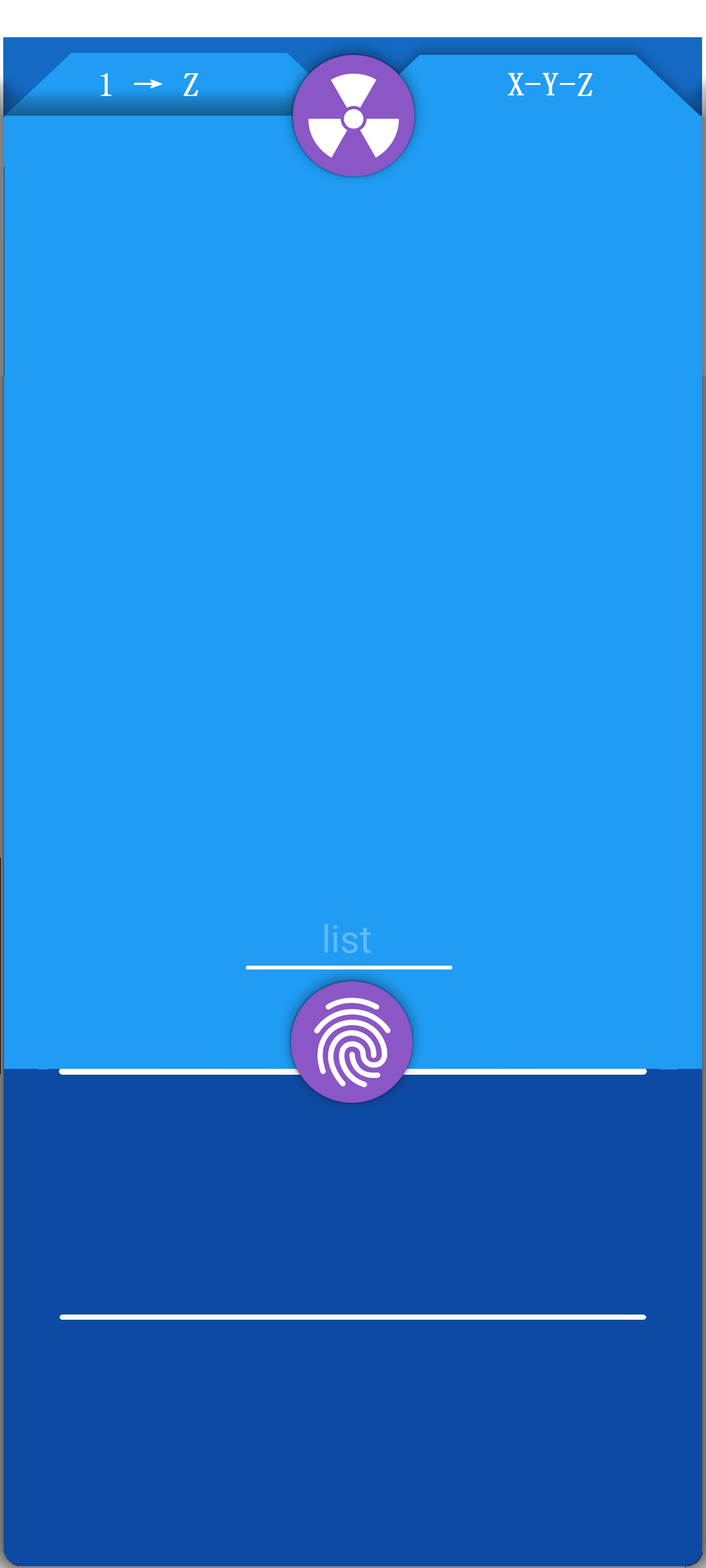
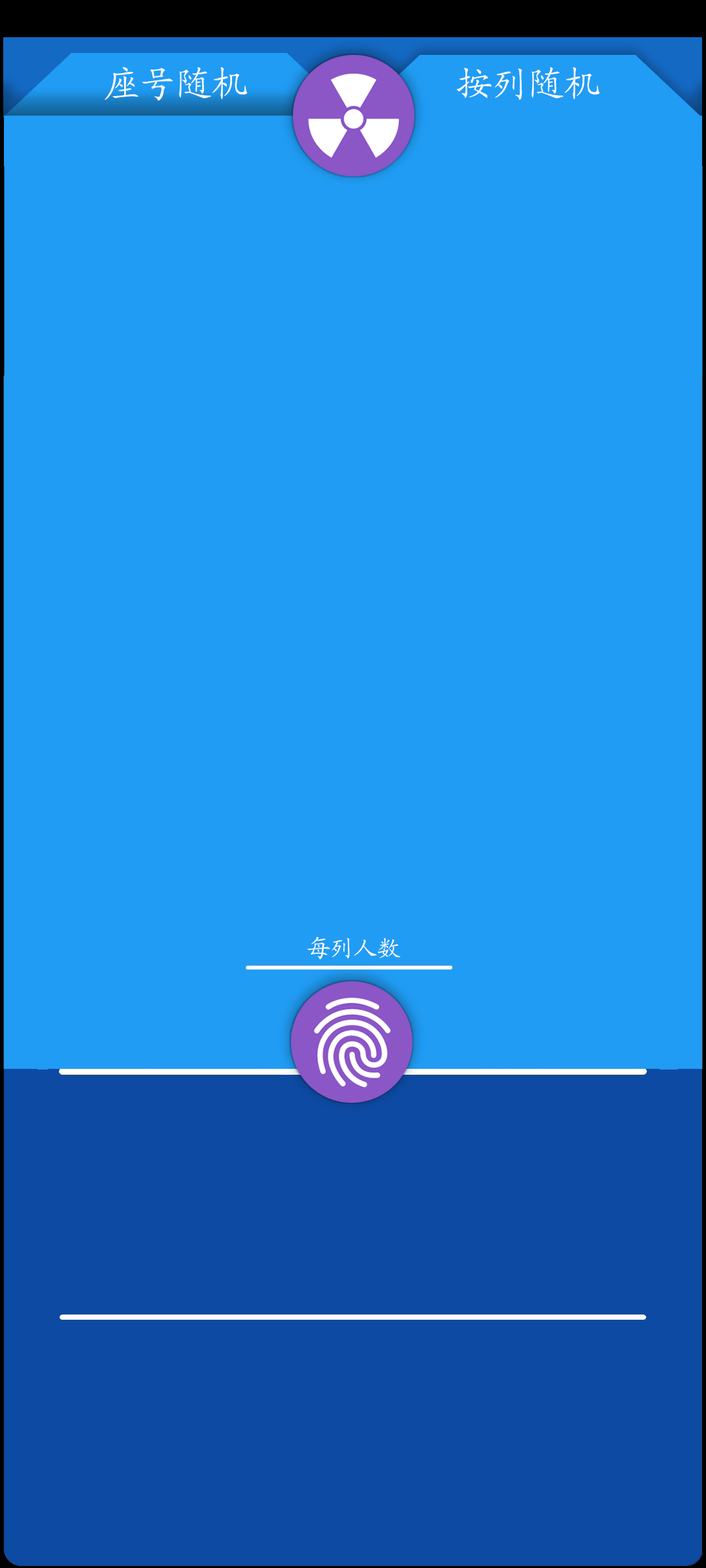
Before/after of a (706, 1568) layered artwork. What changed in the layer stack:
added layer "每列人数" above "按列随机" over bbox(307, 936, 401, 960)
renamed "X-Y-Z" to "按列随机", painted on it over bbox(456, 67, 600, 100)
renamed "1 → Z" to "座号随机", painted on it over bbox(100, 66, 247, 101)
painted on "right" over bbox(320, 922, 376, 954)
added layer "底色" in group "X-Y-Z" over bbox(0, 0, 706, 1568)
